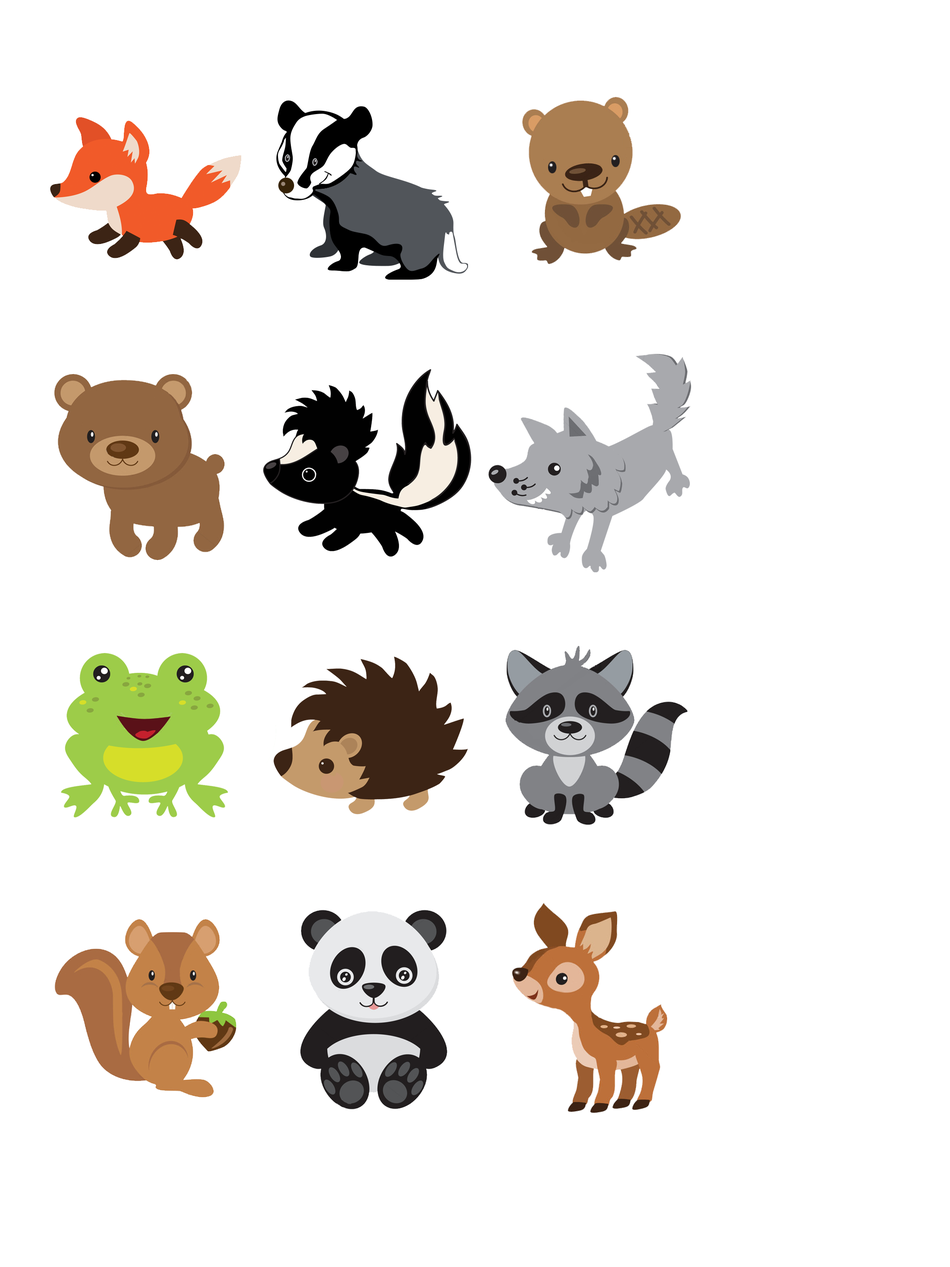
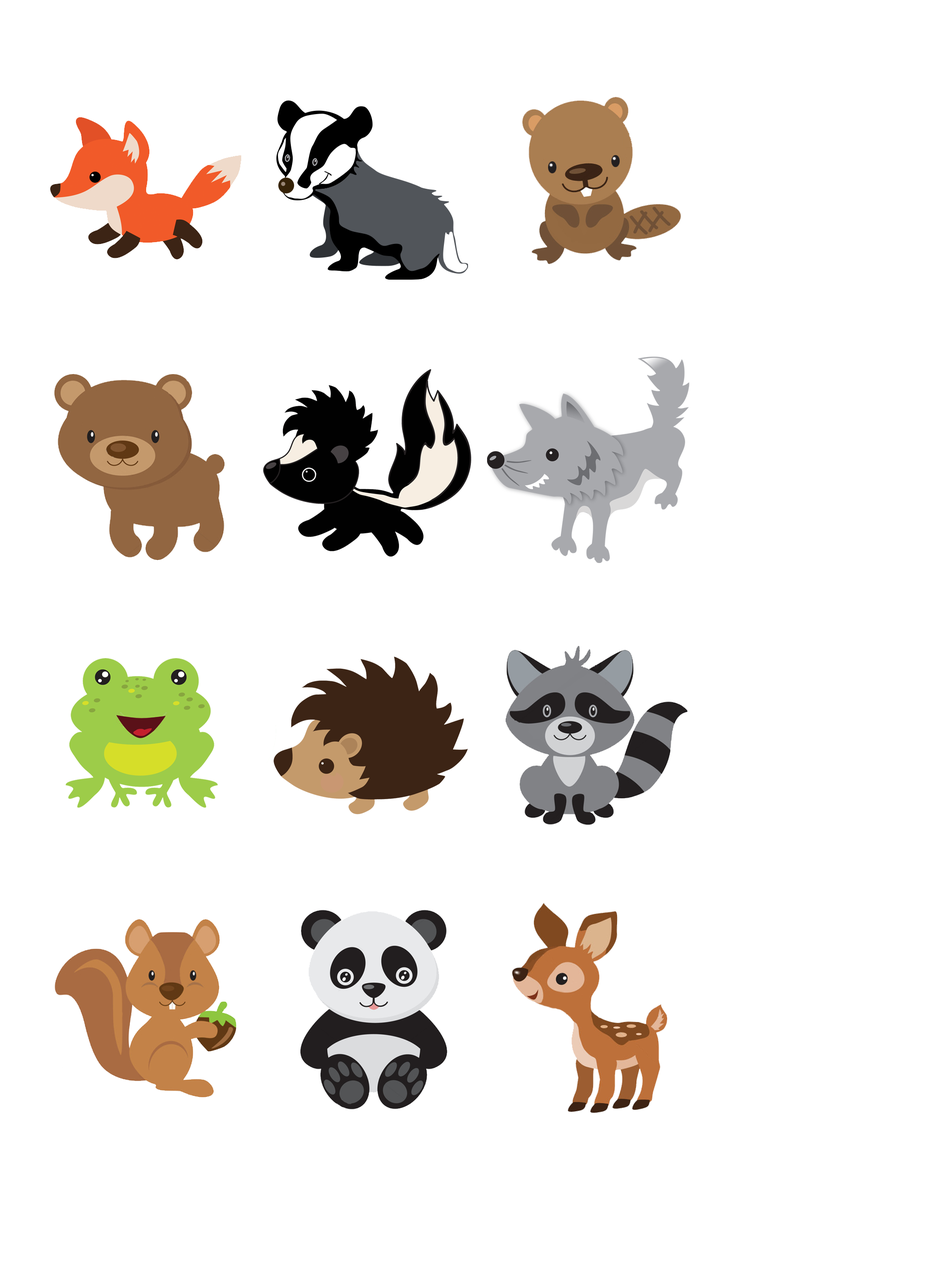
The second 950×1267 image is a revision of the first. Changes to its layers:
renamed "Layer 9" to "Layer 14", painted on it over box(486, 353, 692, 573)
painted on "Layer 8" over box(60, 652, 229, 818)
